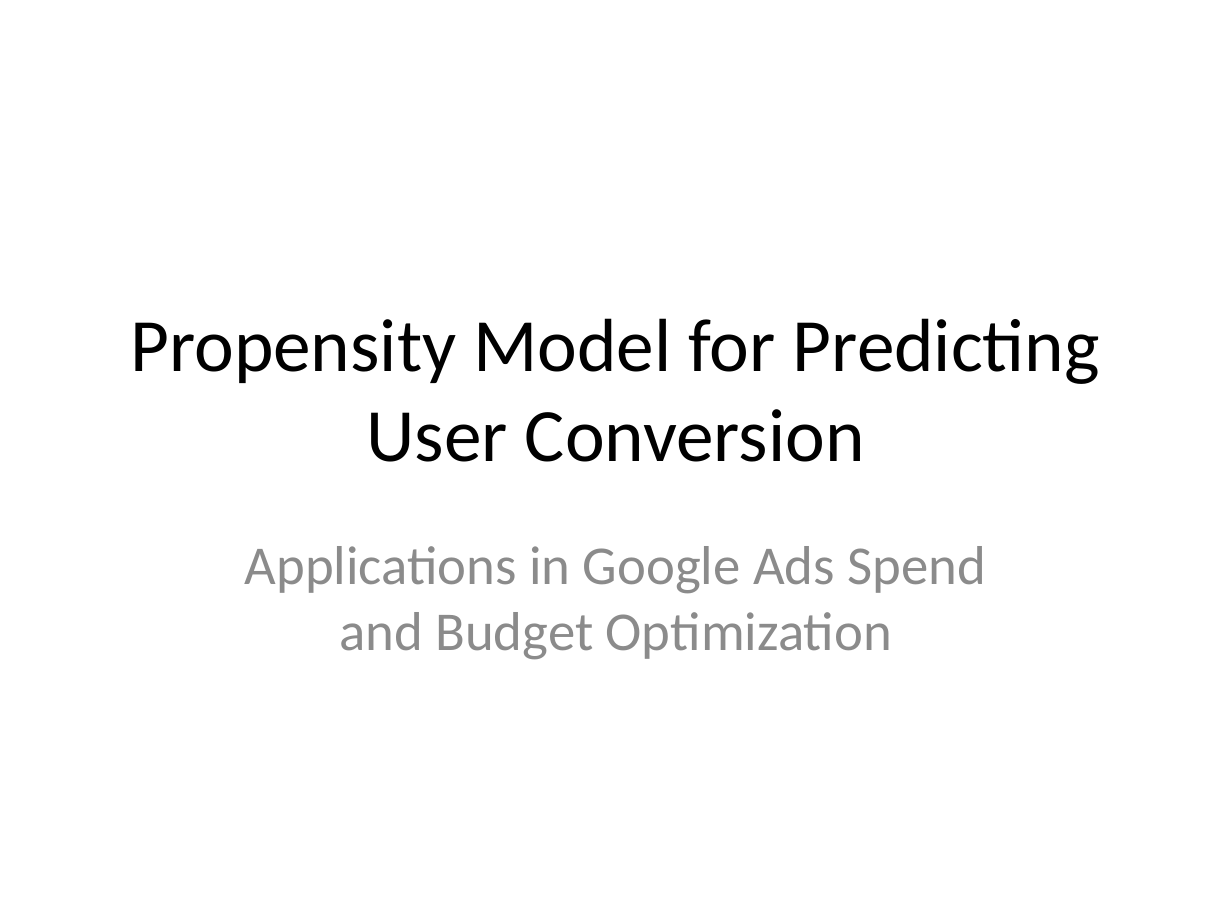
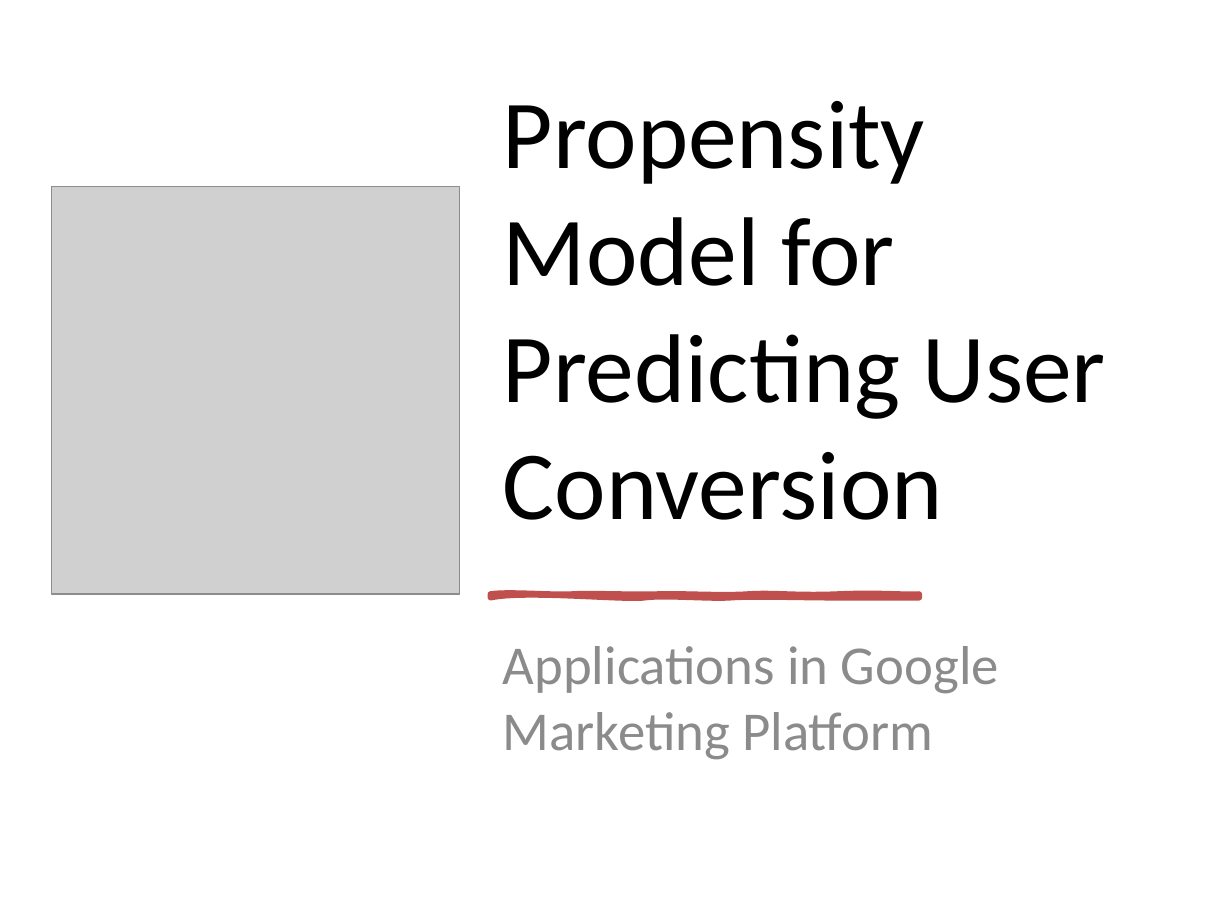
Before and after one commit to wfgoh/modules, a slide deck: slide 1 of presentation.pptx. Drawn at 1232x924 pixels with LibreOffice and Linux fonts; fonts in the diff are those of the drawing; grey boxes stand for pictures. Boxes give left, top, right and bottom in pixels: in the first picture for what was removed or moved away, otherwise in the second. Text is boxed around its words. In the diff, an @@ line names an element or a change of style, - is before the commit and + after.

```diff
--- a/presentation.pptx
+++ b/presentation.pptx
@@ title "Propensity Model for Predicting User ..." moved from (x1=130, y1=318, x2=1100, y2=462) to (x1=503, y1=101, x2=1106, y2=520) @@
@@ title "Propensity Model for Predicting User ..." at (x1=503, y1=101, x2=1106, y2=520): size 44 to 57 pt; alignment centre to left @@
@@ picture added at (x1=52, y1=186, x2=460, y2=594) @@
@@ freeform shape added at (x1=490, y1=594, x2=919, y2=598), fill #C0504D, outline #C0504D 3.25 pt @@
@@ subtitle at (x1=503, y1=646, x2=999, y2=760): text changed @@
-Applications in Google Ads Spend and Budget Optimization
+Applications in Google Marketing Platform
```
Also in this commit, not shown: 9 other slides changed, 1 slide added, 1 slide removed.
